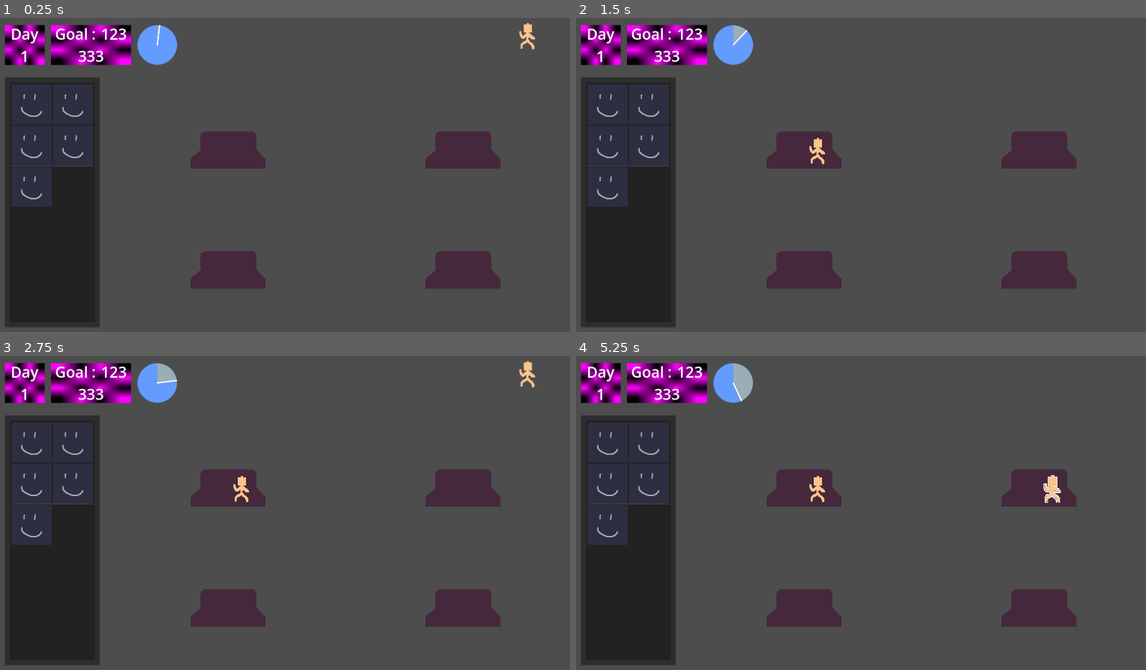
Above: before the commit, frames 1-4 (two rows, left to right).
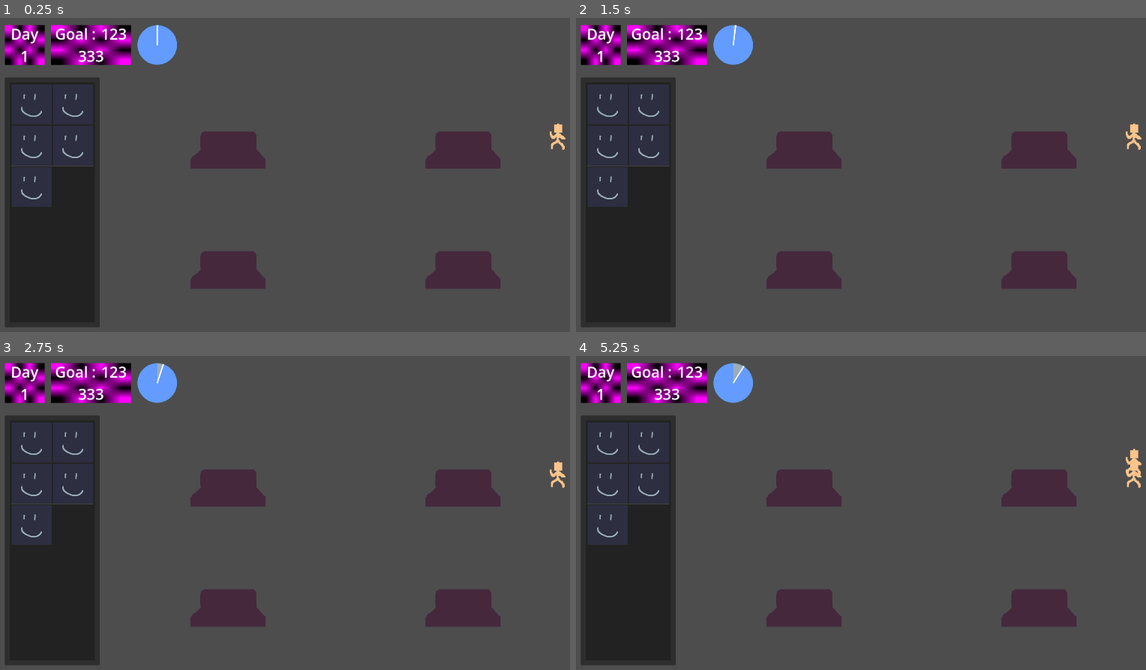
Above: after the commit, the same moments.

Repository: adiandrianto/GundamMaidCafe
Game: Godot game, scene res://Scenes/main_scene.tscn
The game is run twice, just before and just after one commit, with the same random seed, the same clock (stepped at 60 frames per second) and the same inputs.
Inputs (mouse positions are in pixels of both pictures, inside the frame that each line leads up to):
- Up to frame 1 (0.25 s): no input
- Up to frame 2 (1.5 s): tap Enter at 0.5 s; drag from (1106, 36) to (804, 149) at 0.52 s; drag from (815, 149) to (1037, 149) at 1.27 s
- Up to frame 3 (2.75 s): tap Space at 2 s; move the mouse to (353, 447) at 2.02 s; click (353, 447) at 2.17 s
- Up to frame 4 (5.25 s): tap Enter at 2.75 s; drag from (838, 588) to (815, 487) at 2.77 s; tap Space at 3.5 s; move the mouse to (1049, 572) at 3.52 s; click (1049, 572) at 3.67 s; drag from (1106, 387) to (1037, 487) at 4.27 s; move the mouse to (1054, 487) at 5.02 s; click (1054, 487) at 5.17 s

The runs differ from the first frame. In frame 1, 0.3% of the frame differs, in the area x 27-100%, y 1-43%; in frame 2, 0.3%; in frame 3, 0.5%; in frame 4, 0.8%, in the area x 27-100%, y 3-47%.

Commit message:
fix drag behabiour

Diff:
--- a/Resources/Levels/level_01.tres
+++ b/Resources/Levels/level_01.tres
@@ -7,7 +7,7 @@
 level = 1
 total_table = 4
 total_goal = 20
-level_duration = 30.0
+level_duration = 60.0
 total_maid = 5
-total_customer = 8
+total_customer = 5
 metadata/_custom_type_script = "uid://exowwjnkm4qb"
--- a/Scenes/Prefabs/customer.tscn
+++ b/Scenes/Prefabs/customer.tscn
@@ -9,6 +9,7 @@
 height = 100.0
 
 [node name="Customer" type="Area2D" unique_id=1912775747]
+input_pickable = false
 script = ExtResource("1_678vv")
 
 [node name="Sprite" type="Sprite2D" parent="." unique_id=385557896]
--- a/Scenes/Prefabs/level.gd
+++ b/Scenes/Prefabs/level.gd
@@ -6,9 +6,13 @@
 
 @onready var customer_container: Node2D = %CustomerContainer
 @onready var customer_timer: Timer = %CustomerTimer
+@onready var level_timer: Timer = %LevelTimer
 
 func _ready() -> void:
 	customer_timer.timeout.connect(_customer_come)
+	level_timer.timeout.connect(_level_finished)
+	level_timer.wait_time = level.level_duration
+	level_timer.start()
 	_customer_come()
 
 func _customer_come():
@@ -16,8 +20,10 @@
 		print("no more customer")
 		return
 	var customer: Customer = CUSTOMER_SCENE.instantiate()
-	customer.queue = customer_container
 	customer_container.add_child(customer)
 	customer_container.update_layout()
 
 	level.total_customer -= 1
+
+func _level_finished():
+	pass # scoring
--- a/Scenes/customer_queue.gd
+++ b/Scenes/customer_queue.gd
@@ -4,7 +4,17 @@
 
 func update_layout():
 	for i in range(get_child_count()):
-		var customer = get_child(i)
+		var customer = get_child(i) as Customer
 
-		customer.position = Vector2(0, i * spacing)
+		if not customer.put_down.is_connected(_back_to_queue):
+			customer.put_down.connect(_back_to_queue.bind(customer))
+
+		if customer.dragging:
+			continue
+
+		customer.position = Vector2(0, -(i * spacing))
 		customer.input_pickable = (i == 0)
+
+func _back_to_queue(customer: Customer):
+	move_child(customer, 0) # move to front of queue
+	update_layout()
--- a/Scenes/main_scene.tscn
+++ b/Scenes/main_scene.tscn
@@ -170,11 +170,6 @@
 pivot_offset_ratio = Vector2(0.5, 0.5)
 texture = ExtResource("5_m1efj")
 
-[node name="Timer" type="Timer" parent="UI/UpperContainer/HBoxContainer/TimerProgress" unique_id=407583532]
-wait_time = 12.0
-one_shot = true
-autostart = true
-
 [node name="TableContainer" type="Control" parent="." unique_id=1944359191]
 layout_mode = 1
 anchors_preset = 15
@@ -237,10 +232,14 @@
 
 [node name="CustomerTimer" type="Timer" parent="CustomerQueue" unique_id=131248599]
 unique_name_in_owner = true
-wait_time = 2.0
+wait_time = 5.0
 autostart = true
 
 [node name="CustomerContainer" type="Node2D" parent="." unique_id=2090199969]
 unique_name_in_owner = true
-position = Vector2(1707, 66)
+position = Vector2(1804, 387)
 script = ExtResource("10_76v2p")
+
+[node name="LevelTimer" type="Timer" parent="." unique_id=407583532]
+unique_name_in_owner = true
+one_shot = true
--- a/Scripts/customer.gd
+++ b/Scripts/customer.gd
@@ -1,12 +1,13 @@
 extends Area2D
 class_name Customer
+
+signal put_down
 
 @onready var sprite: Sprite2D = %Sprite
 
 var table_entered: Table = null
 var dragging := false
-var can_drag := true
-var queue: Node2D
+#var queue: Node2D
 
 func _ready() -> void:
 	if sprite.material:
@@ -17,7 +18,7 @@
 		if event.button_index == MOUSE_BUTTON_LEFT and event.pressed:
 			var clicked = get_area_under_mouse()
 
-			if clicked == self:
+			if clicked == self && clicked.input_pickable == true:
 				begin_drag()
 
 		elif event.button_index == MOUSE_BUTTON_LEFT and !event.pressed:
@@ -37,12 +38,6 @@
 
 	return results[0].collider
 
-#func _input_event(viewport, event, shape_idx):
-	#print("clicked")
-	#if event is InputEventMouseButton:
-		#if event.button_index == MOUSE_BUTTON_LEFT and can_drag:
-			#dragging = event.pressed
-
 func _process(_delta):
 	if dragging:
 		global_position = get_global_mouse_position()
@@ -50,9 +45,6 @@
 func begin_drag():
 	dragging = true
 	give_outline()
-	queue.update_layout()
-
-	reparent(get_tree().current_scene, true)
 
 func end_drag():
 	dragging = false
@@ -60,13 +52,7 @@
 	if table_entered:
 		table_entered.assign_customer(self)
 	else:
-		return_to_queue()
-
-func return_to_queue():
-	if get_parent() != queue:
-		reparent(queue, true)
-
-	queue.update_layout()
+		emit_signal("put_down")
 
 func give_outline():
 	if not sprite:
--- a/Scripts/table.gd
+++ b/Scripts/table.gd
@@ -11,7 +11,7 @@
 	assigned_customer = customer
 	customer.reparent(self, true)
 	customer.global_position = customer_spot.global_position
-	customer.can_drag = false
+	customer.input_pickable = false
 
 func assign_maid(maid: Maid):
 	assigned_maid = maid
--- a/Scripts/timer.gd
+++ b/Scripts/timer.gd
@@ -1,7 +1,7 @@
 extends TextureProgressBar
 
 @onready var jarum: TextureRect = %JarumJam
-@onready var timer: Timer = $Timer
+@onready var timer: Timer = %LevelTimer
 
 func _process(delta: float) -> void:
 	jarum.rotation_degrees = -(value / 100) * 360
